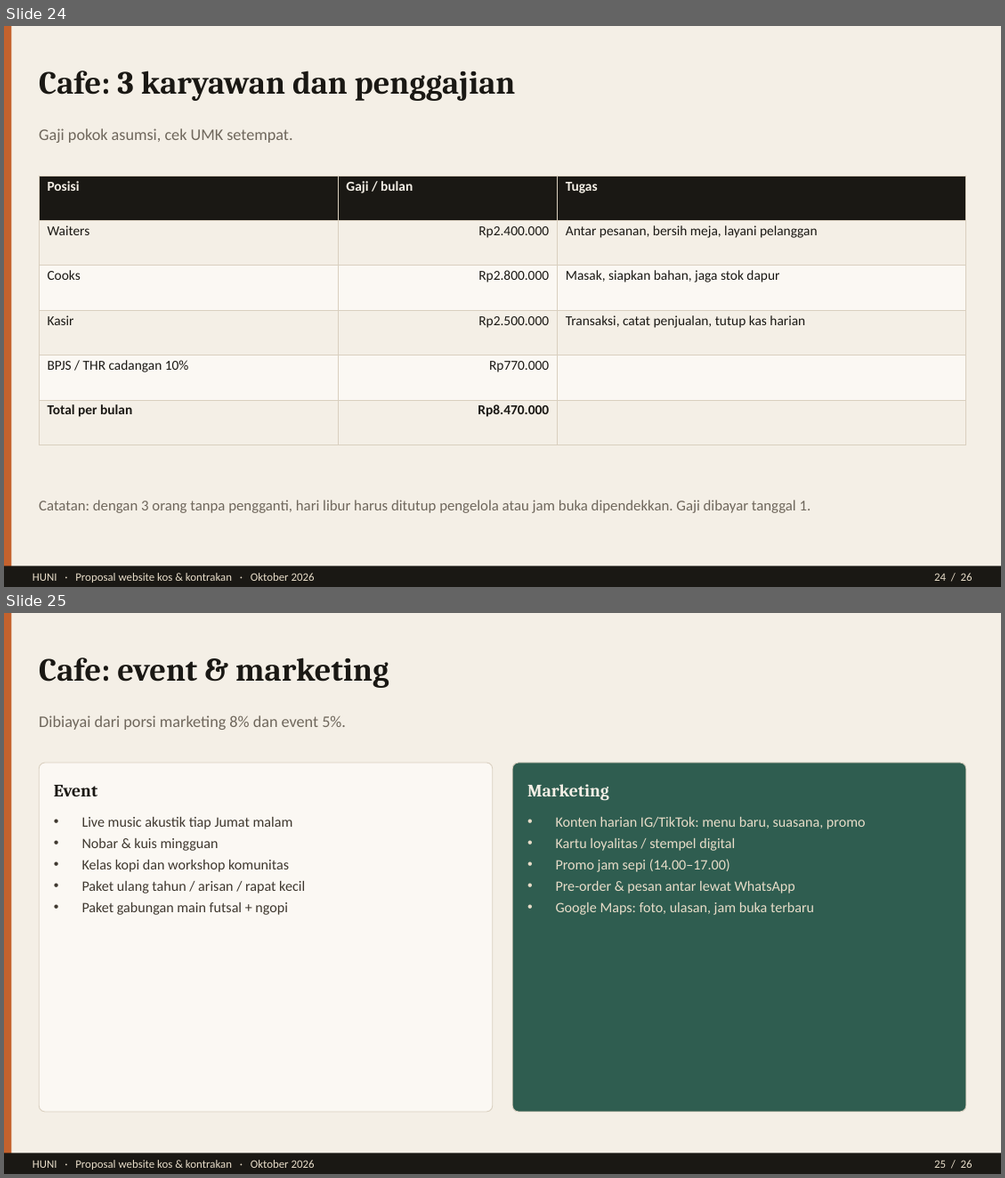
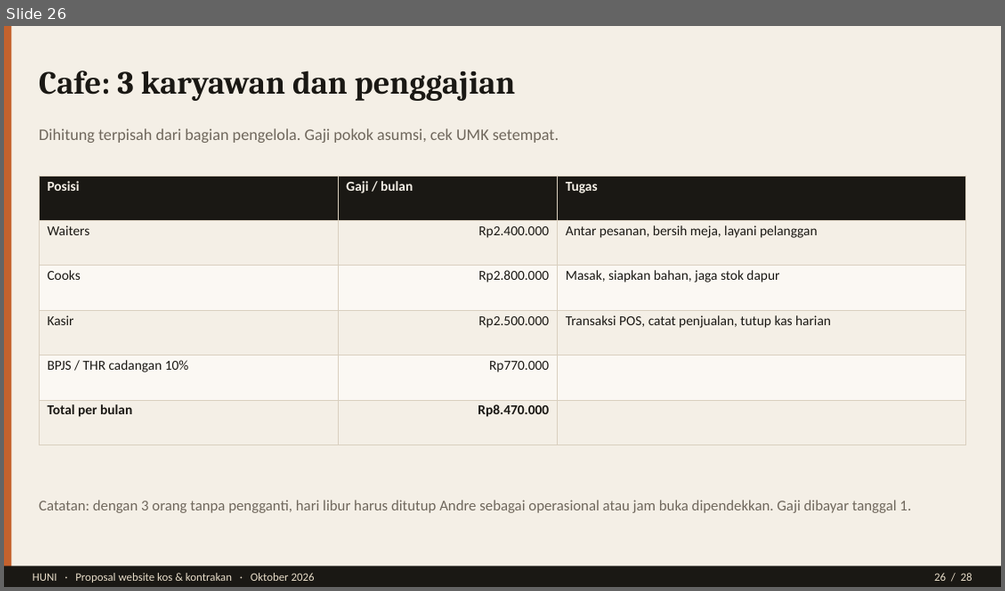
Before and after one commit to Luckywar123/Huni-porto, a slide deck: public/pitch/HUNI-Pitch-Deck-Lengkap.pptx. Shown one above the other, each under a label of ours: slides 24 and 25 before the commit, slide 26 after it. The pictures are 1005x1178 and 1005x591 pixels, drawn with LibreOffice and Linux fonts; fonts in the diff are those of the drawing. Boxes give left, top, right and bottom in pixels: in the first picture for what was removed or moved away, otherwise in the second. Text is boxed around its words. In the diff, an @@ line names an element or a change of style, - is before the commit and + after.

```diff
--- a/public/pitch/HUNI-Pitch-Deck-Lengkap.pptx
+++ b/public/pitch/HUNI-Pitch-Deck-Lengkap.pptx
@@ slide 25 removed at <box>4,613,1001,1174</box>, background #FFFFFF @@
@@ rectangle removed at <box>4,613,1001,1174</box> @@
@@ rectangle removed at <box>4,613,11,1174</box> @@
@@ text removed at <box>39,657,388,688</box> @@
-Cafe: event & marketing
@@ text removed at <box>39,715,346,730</box> @@
-Dibiayai dari porsi marketing 8% dan event 5%.
@@ rounded rectangle removed at <box>39,763,493,1111</box> @@
@@ rounded rectangle removed at <box>512,763,966,1111</box> @@
@@ text removed at <box>54,785,97,796</box> @@
-Event
@@ text removed at <box>527,784,609,801</box> @@
-Marketing
@@ text removed at <box>82,817,305,915</box> @@
-• Live music akustik tiap Jumat malam
-• Nobar & kuis mingguan
-• Kelas kopi dan workshop komunitas
-• Paket ulang tahun / arisan / rapat kecil
-• Paket gabungan main futsal + ngopi
@@ text removed at <box>556,817,866,915</box> @@
-• Konten harian IG/TikTok: menu baru, suasana, promo
-• Kartu loyalitas / stempel digital
-• Promo jam sepi (14.00–17.00)
-• Pre-order & pesan antar lewat WhatsApp
-• Google Maps: foto, ulasan, jam buka terbaru
@@ rectangle removed at <box>4,1153,1001,1174</box> @@
@@ text removed at <box>32,1159,315,1169</box> @@
-HUNI · Proposal website kos & kontrakan · Oktober 2026
@@ text removed at <box>934,1159,972,1167</box> @@
-25 / 26
@@ what was slide 24 is now slide 26 @@
@@ slide 26 changed as well @@
@@ text at <box>39,128,558,143</box>: text changed @@
-Gaji pokok asumsi, cek UMK setempat.
+Dihitung terpisah dari bagian pengelola. Gaji pokok asumsi, cek UMK setempat.
@@ table at <box>39,176,966,420</box> @@
-row 4, column 3: Transaksi, catat penjualan, tutup kas harian
+row 4, column 3: Transaksi POS, catat penjualan, tutup kas harian
@@ text at <box>39,499,911,513</box>: text changed @@
-Catatan: dengan 3 orang tanpa pengganti, hari libur harus ditutup pengelola atau jam buka dipendekkan. Gaji dibayar tanggal 1.
+Catatan: dengan 3 orang tanpa pengganti, hari libur harus ditutup Andre sebagai operasional atau jam buka dipendekkan. Gaji dibayar tanggal 1.
@@ text at <box>934,572,972,580</box>: text changed @@
-24 / 26
+26 / 28
```
Also in this commit, not shown: 23 other slides changed, 3 slides added, 3 other files.
